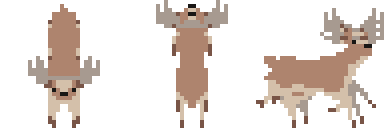
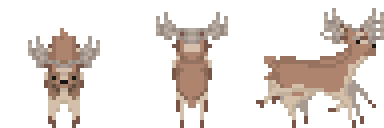
Layers edited between the first and the second (384, 128) image:
painted on "F4 (150ms) (replace)" over [left=28, top=8, right=384, bottom=112]
painted on "F3 (150ms) (replace)" over [left=28, top=0, right=384, bottom=104]
painted on "F2 (150ms) (replace)" over [left=28, top=4, right=384, bottom=116]
painted on "F1 (150ms) (replace)" over [left=28, top=0, right=384, bottom=104]
